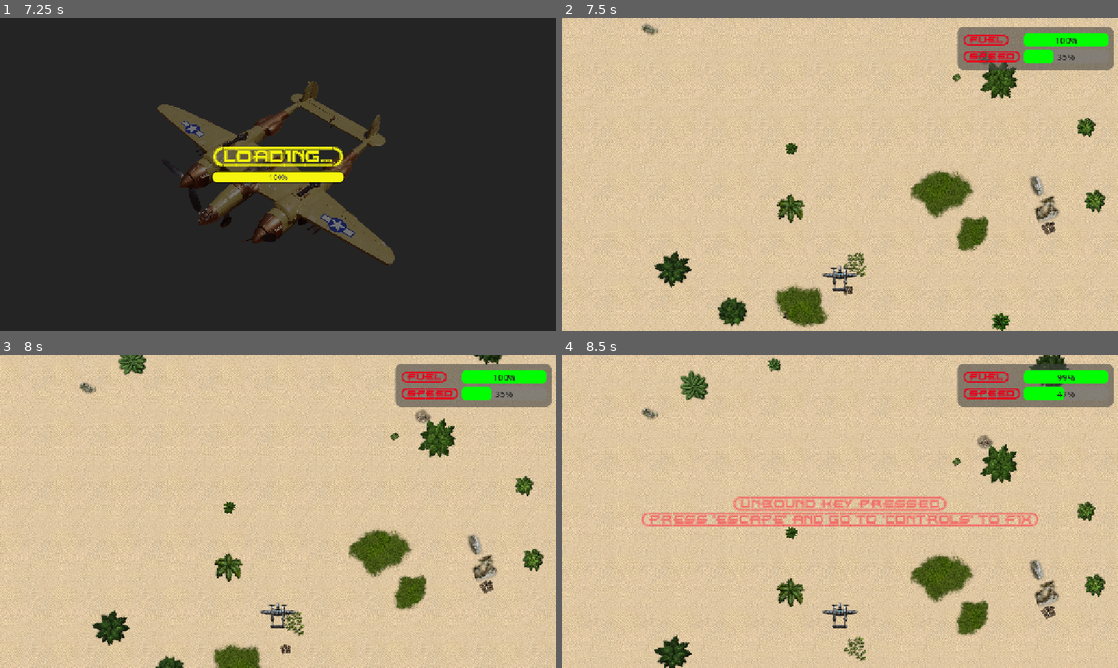
Above: before the commit, frames 1-4 (two rows, left to right).
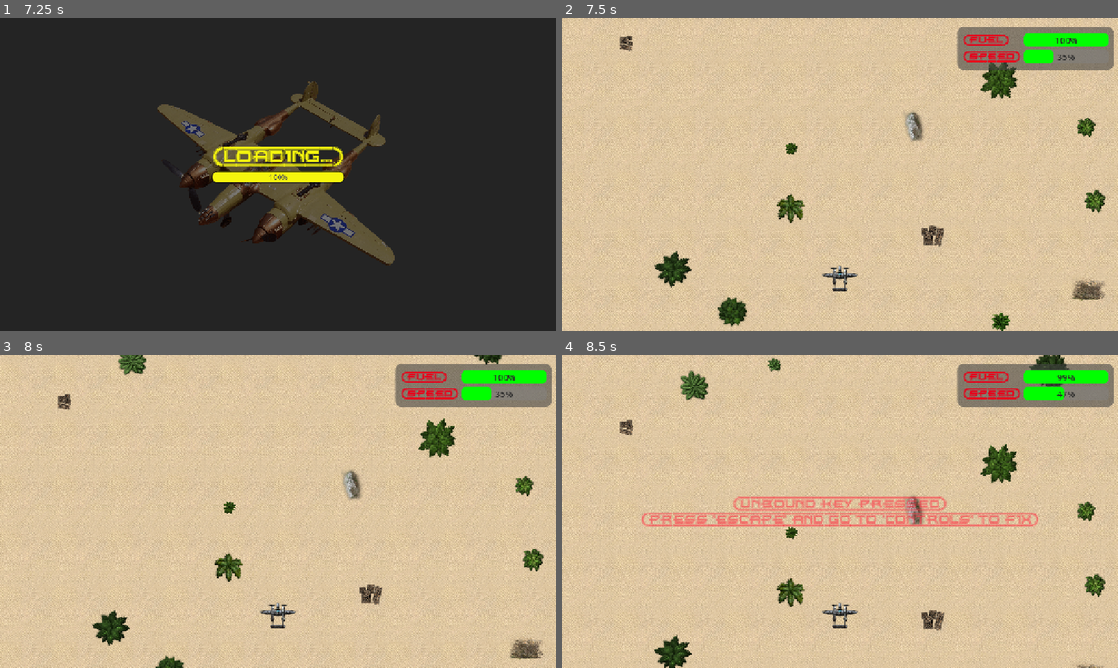
Above: after the commit, the same moments.

Repository: ikostan/SkyLockAssault
Game: Godot game, scene res://scenes/splash_screen.tscn
The game is run twice, just before and just after one commit, with the same random seed, the same clock (stepped at 60 frames per second) and the same inputs. Video files are missing from this copy of the repository; at most half a second of black plays in their place. Sound files missing from this copy of the repository are replaced by a short silence.
Inputs (mouse positions are in pixels of both pictures, inside the frame that each line leads up to):
- Up to frame 1 (7.25 s): tap Enter (ui_accept) at 0.5, 0.77, 1.25, 2, 2.75, 3.5, 3.77, 4.25 s; move the mouse to (400, 158) at 0.52 s; hold D (move_right) 0.53-1.25 s; hold Space (fire) 0.53-1.25 s; click (400, 158) at 0.67 s; drag from (166, 190) to (250, 237) at 1.27 s; move the mouse to (333, 105) at 2.02 s; hold D (move_right) 2.03-2.75 s; tap Tab at 2.1 s; drag from (250, 237) to (111, 127) at 2.77 s; move the mouse to (444, 221) at 3.52 s; hold A (move_left) 3.53-4.25 s; tap Ctrl at 3.6 s; drag from (111, 127) to (194, 96) at 4.27 s; click "{START=GAME}" at 5 s; click "{START=GAME}" at 5.75 s; move the mouse to (305, 174) at 6.52 s; hold X (speed_down) from 6.53 s (still down); tap F at 6.6 s; click (305, 174) at 6.67 s
- Up to frame 2 (7.5 s): release X (speed_down) at 7.25 s; drag from (756, 96) to (728, 190) at 7.27 s
- Up to frame 3 (8 s): no input
- Up to frame 4 (8.5 s): move the mouse to (962, 495) at 8.02 s; hold W (speed_up) from 8.03 s (still down); tap C at 8.1 s; tap Enter (ui_accept) at 8.27 s

Frame 1 is identical in both runs. In frame 2, 4.2% of the frame differs, in the area x 10-98%, y 1-99%; in frame 3, 3.9%; in frame 4, 3.0%.

Commit message:
Make the background look as random and organic as possible
To get maximum organic variety, we are going to combine the wider size range with random horizontal and vertical flipping.

Instead of messing with negative numbers in the scale vector (which can cause a headache with your screen boundary calculations since centered = false), we can just use the built-in flip_h and flip_v boolean properties on the Sprite2D. It achieves the exact same visual mirroring without breaking the math.

With 4 rotation states, 2 horizontal flip states, 2 vertical flip states, and a wider continuous float range for size, a single rock sprite can now spawn in literally thousands of visually distinct variations.

Diff:
--- a/scripts/main_scene.gd
+++ b/scripts/main_scene.gd
@@ -150,14 +150,14 @@
 	bushes_layer.motion_mirroring = Vector2(0, layer_height)
 
 
-## Sets up the decor layer with random X positions, sizes, textures, and rotations.
+## Sets up the decor layer with random X positions, sizes, textures, rotations, and flips.
 ## @param viewport: Vector2 - The viewport size.
 ## @return: void
 func setup_decor_layer(viewport: Vector2) -> void:
 	if not decor_layer:
 		return
 
-	# Clear existing children
+	# Clear existing children (Instantly detach, then safely queue)
 	for child in decor_layer.get_children():
 		decor_layer.remove_child(child)
 		child.queue_free()
@@ -172,6 +172,9 @@
 
 	var num_decors: int = decor_ids.size()
 	var layer_height: float = viewport.y * 4
+
+	# Define strict rotation angles (0, 90, 180, -90 degrees)
+	var allowed_rotations: Array[float] = [0.0, 90.0, 180.0, -90.0]
 
 	for i in range(num_decors):
 		var decor: Sprite2D = Sprite2D.new()
@@ -180,11 +183,17 @@
 		decor.texture = texture_preloader.get_resource(id)
 		decor.centered = false
 
-		var scale_factor: float = randf_range(0.5, 1.0)
+		# SCALING TRICK 1: Wider scale range (0.5 to 1.5) for more size variance
+		var scale_factor: float = randf_range(0.5, 1.5)
 		decor.scale = Vector2(scale_factor, scale_factor)
 
-		# NEW: Apply random rotation to organic decor (include crates and barrels)
-		decor.rotation = randf_range(0.0, TAU) # TAU is 2*PI radians (360 degrees)
+		# SCALING TRICK 2: Randomly mirror the sprite horizontally and/or vertically
+		decor.flip_h = [true, false].pick_random()
+		decor.flip_v = [true, false].pick_random()
+
+		# Apply random cardinal rotation to ALL decor sprites
+		var random_degrees: float = allowed_rotations.pick_random()
+		decor.rotation = deg_to_rad(random_degrees)
 
 		decor.position.x = randf_range(0, viewport.x - (decor.texture.get_width() * scale_factor))
 		decor.position.y = randf_range(
